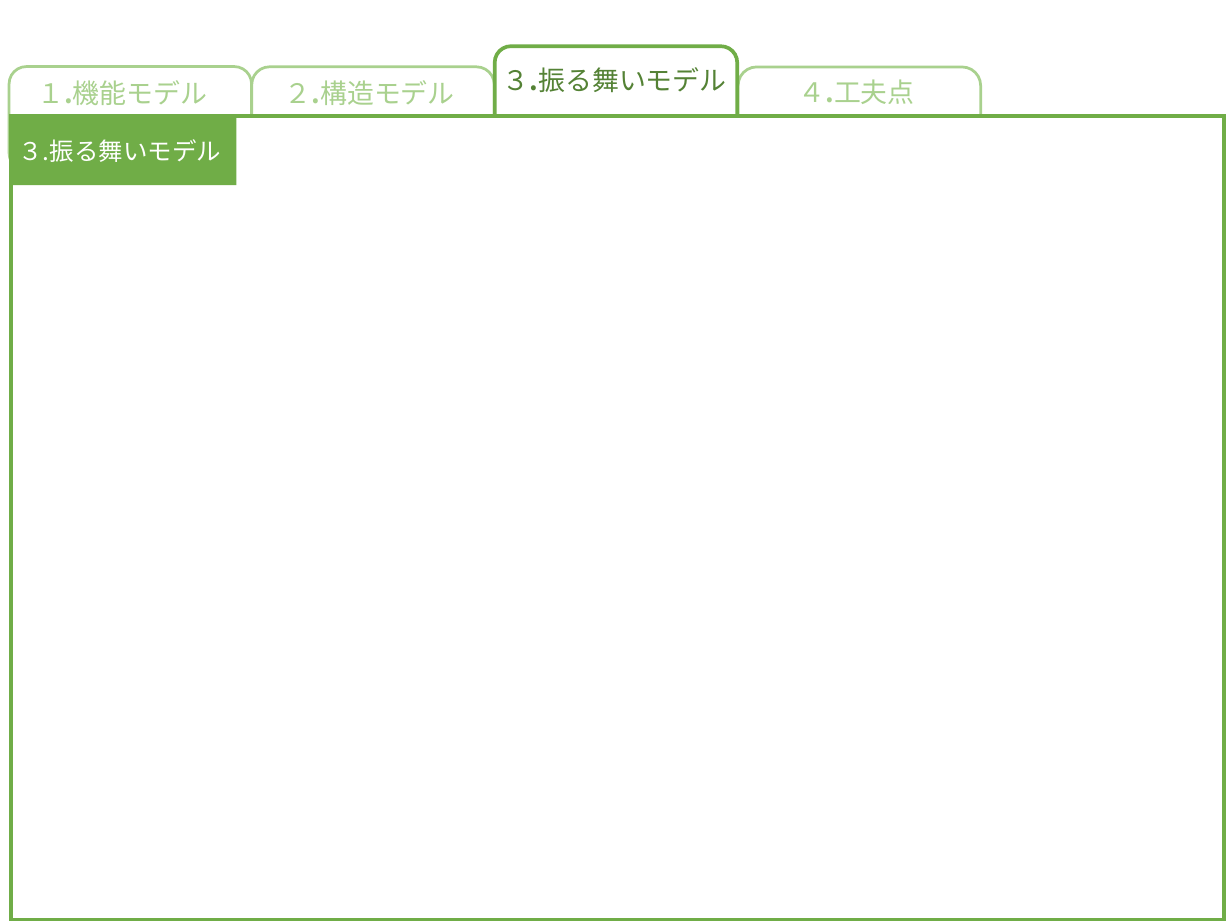
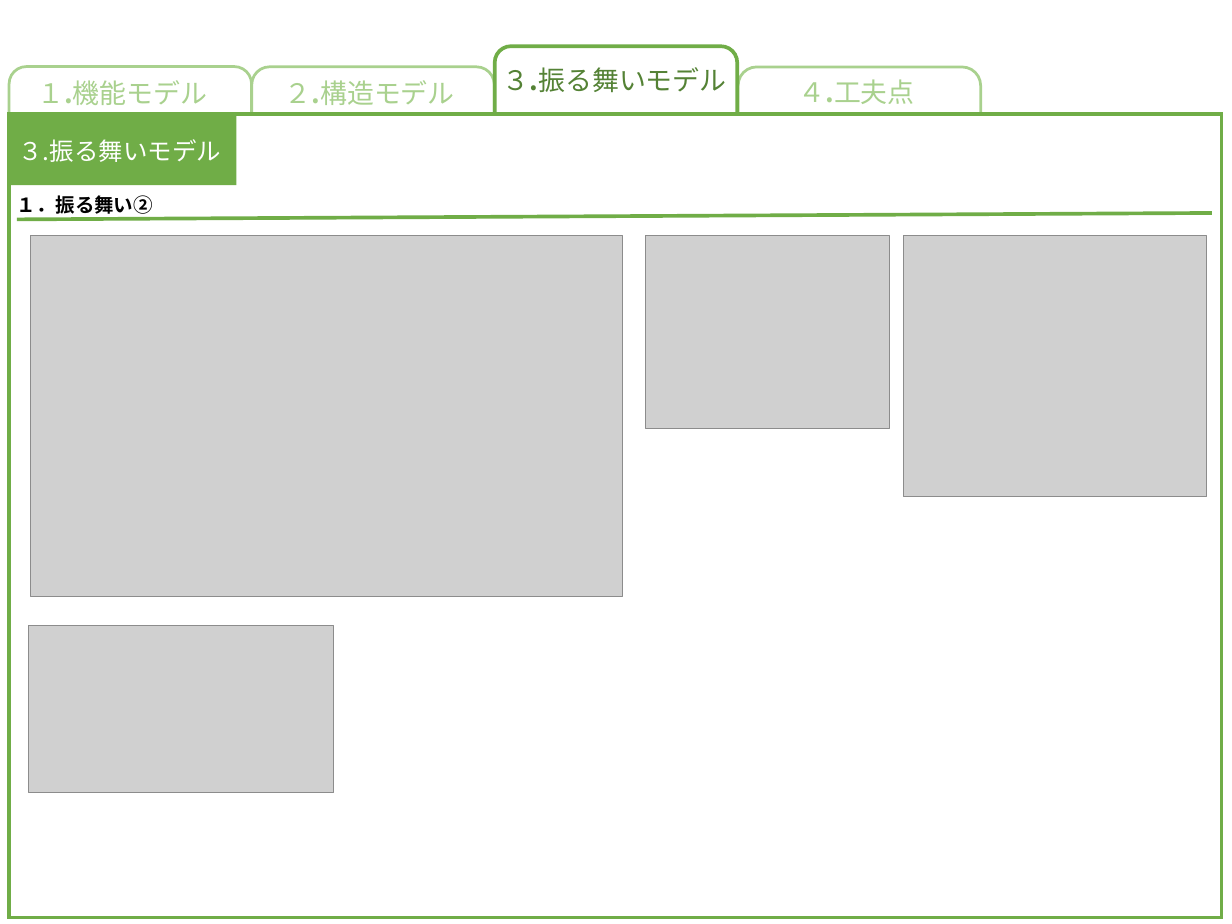
Before and after one commit to akita-lab-2019/model, a slide deck: slide 5 of model_file_template_primary.pptx. Drawn at 1232x924 pixels with LibreOffice and Linux fonts; fonts in the diff are those of the drawing; grey boxes stand for pictures. Boxes give left, top, right and bottom in pixels: in the first picture for what was removed or moved away, otherwise in the second. Text is boxed around its words. In the diff, an @@ line names an element or a change of style, - is before the commit and + after.

```diff
--- a/model_file_template_primary.pptx
+++ b/model_file_template_primary.pptx
@@ text added at [17, 195, 153, 218], 16 pt, text #000000, bold @@
+１．振る舞い②
@@ line added from (17, 219) to (1212, 213), #70AD47 3 pt @@
@@ picture added at [31, 236, 623, 597] @@
@@ picture added at [646, 236, 890, 429] @@
@@ picture added at [903, 236, 1206, 497] @@
@@ picture added at [29, 626, 334, 793] @@
```
Also in this commit, not shown: 3 other slides changed, 11 other files.
